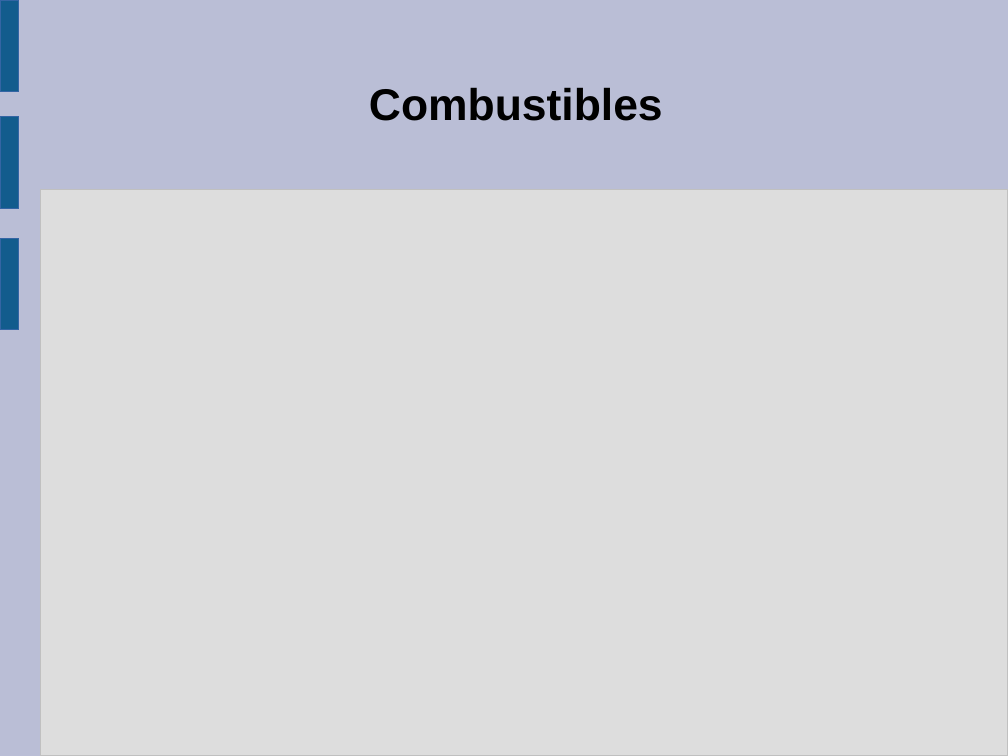
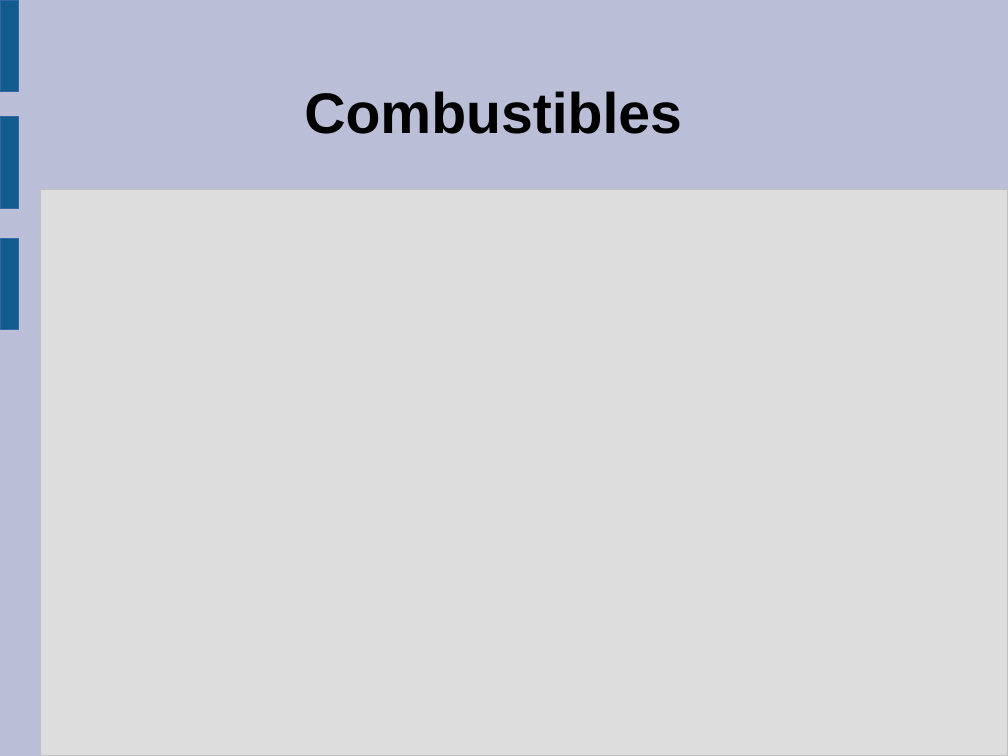
Before and after one commit to guanucoluis/proyecto5r1, a slide deck: slide 1 of Catedras/Tecnologia/Diapositiva de Gonzalo.odp. Drawn at 1008x756 pixels with LibreOffice and Linux fonts; fonts in the diff are those of the drawing. Boxes give left, top, right and bottom in pixels: in the first picture for what was removed or moved away, otherwise in the second. Text is boxed around its words. In the diff, an @@ line names an element or a change of style, - is before the commit and + after.

```diff
--- a/Catedras/Tecnologia/Diapositiva de Gonzalo.odp
+++ b/Catedras/Tecnologia/Diapositiva de Gonzalo.odp
@@ text "Combustibles": place and size @@
-text "Combustibles" at [369,87,663,121]
+text "Combustibles" at [304,91,682,134]
@@ text "Combustibles" at [304,91,682,134]: size 35 to 45 pt @@
```
Also in this commit, not shown: 2 other files.
